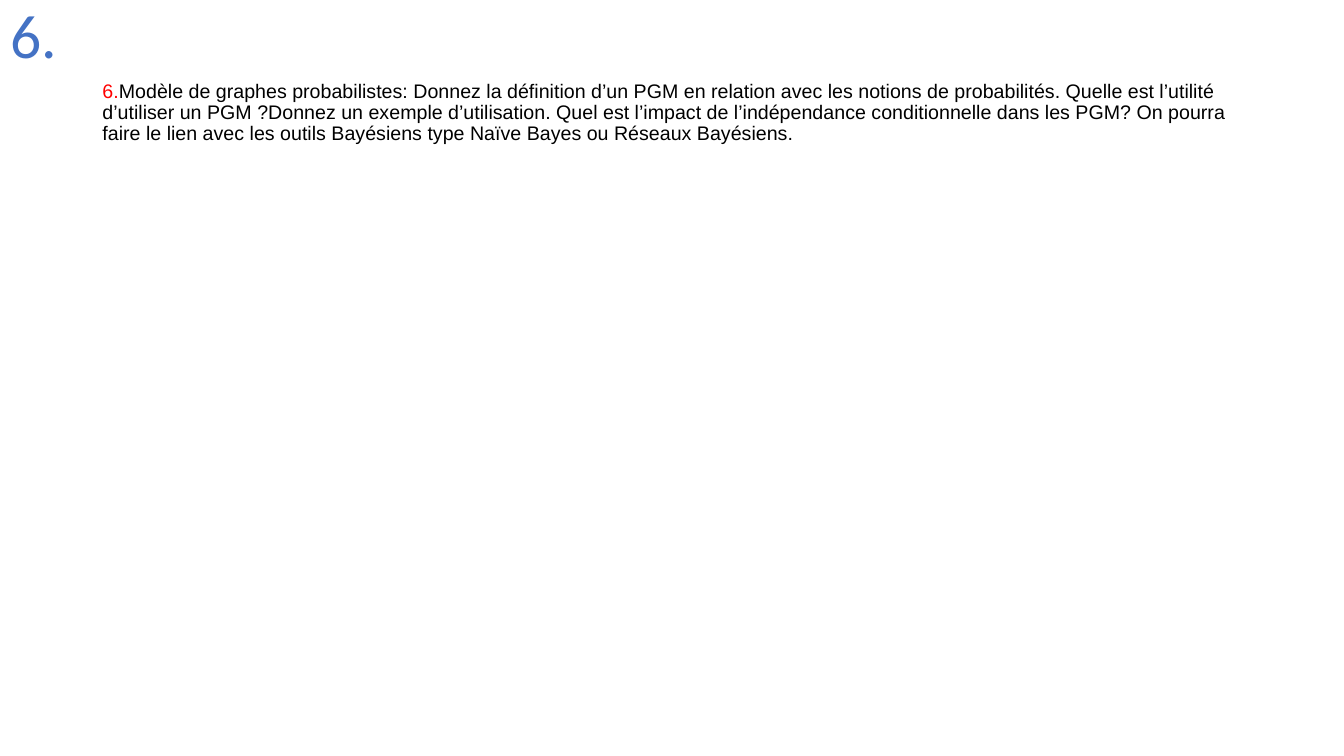
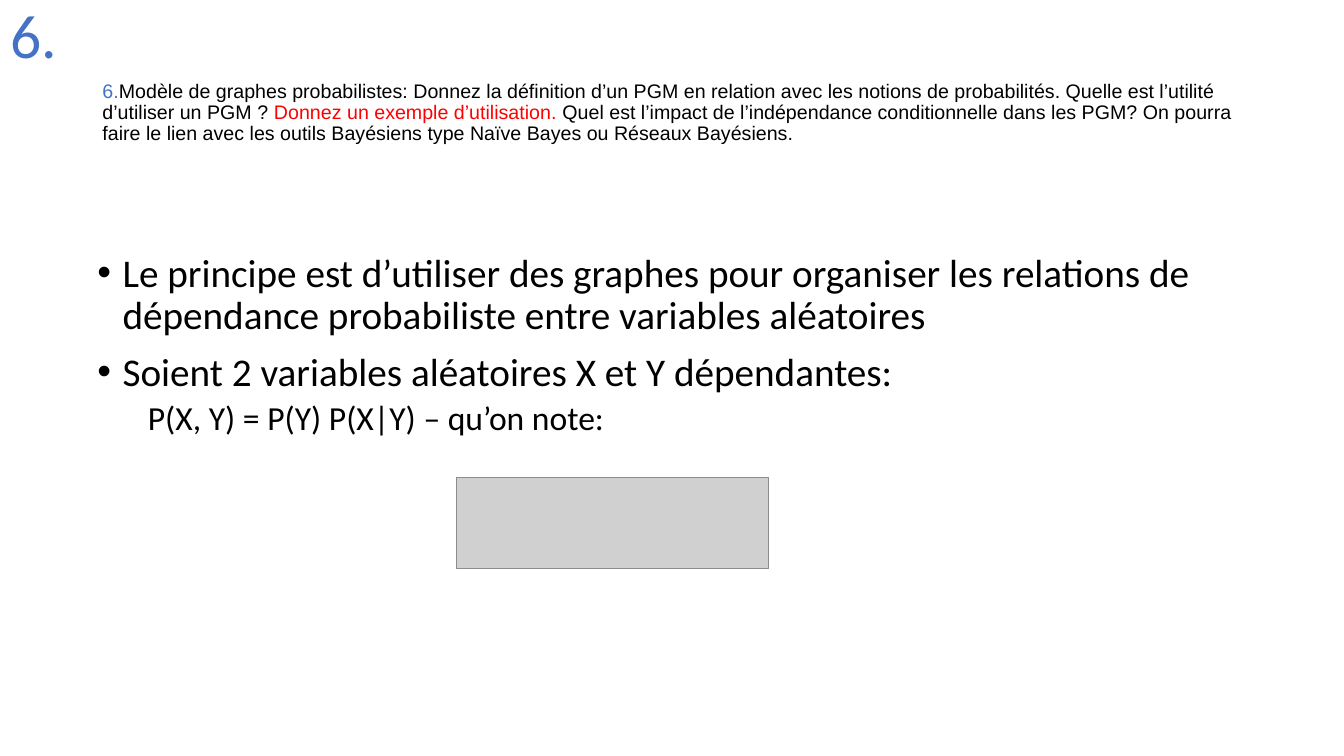
Before and after one commit to Joao-Quinta/Uni3eme, a slide deck: slide 21 of intelligenceArtificielle/Intelligence_artificielle_exam.pptx (slide 17 before the commit). Drawn at 1344x756 pixels with LibreOffice and Linux fonts; fonts in the diff are those of the drawing; grey boxes stand for pictures. Boxes give left, top, right and bottom in pixels: in the first picture for what was removed or moved away, otherwise in the second. Text is boxed around its words. In the diff, an @@ line names an element or a change of style, - is before the commit and + after.

```diff
--- a/intelligenceArtificielle/Intelligence_artificielle_exam.pptx
+++ b/intelligenceArtificielle/Intelligence_artificielle_exam.pptx
@@ title at (102,83,1231,144): spaces changed @@
-6.Modèle de graphes probabilistes: Donnez la définition d’un PGM en relation avec les notions de probabilités. Quelle est l’utilité d’utiliser un PGM ?Donnez un exemple d’utilisation. Quel est l’impact de l’indépendance conditionnelle dans les PGM? On pourra faire le lien avec les outils Bayésiens type Naïve Bayes ou Réseaux Bayésiens.
+6.Modèle de graphes probabilistes: Donnez la définition d’un PGM en relation avec les notions de probabilités. Quelle est l’utilité d’utiliser un PGM ? Donnez un exemple d’utilisation. Quel est l’impact de l’indépendance conditionnelle dans les PGM? On pourra faire le lien avec les outils Bayésiens type Naïve Bayes ou Réseaux Bayésiens.
@@ text added at (123,259,1189,436), 28 pt, text #000000 @@
+• Le principe est d’utiliser des graphes pour organiser les relations de dépendance probabiliste entre variables aléatoires
+• Soient 2 variables aléatoires X et Y dépendantes:
+  P(X, Y) = P(Y) P(X|Y) – qu’on note:
@@ picture added at (457,478,769,569) @@
```
Also in this commit, not shown: 3 other slides changed, 9 slides added.
